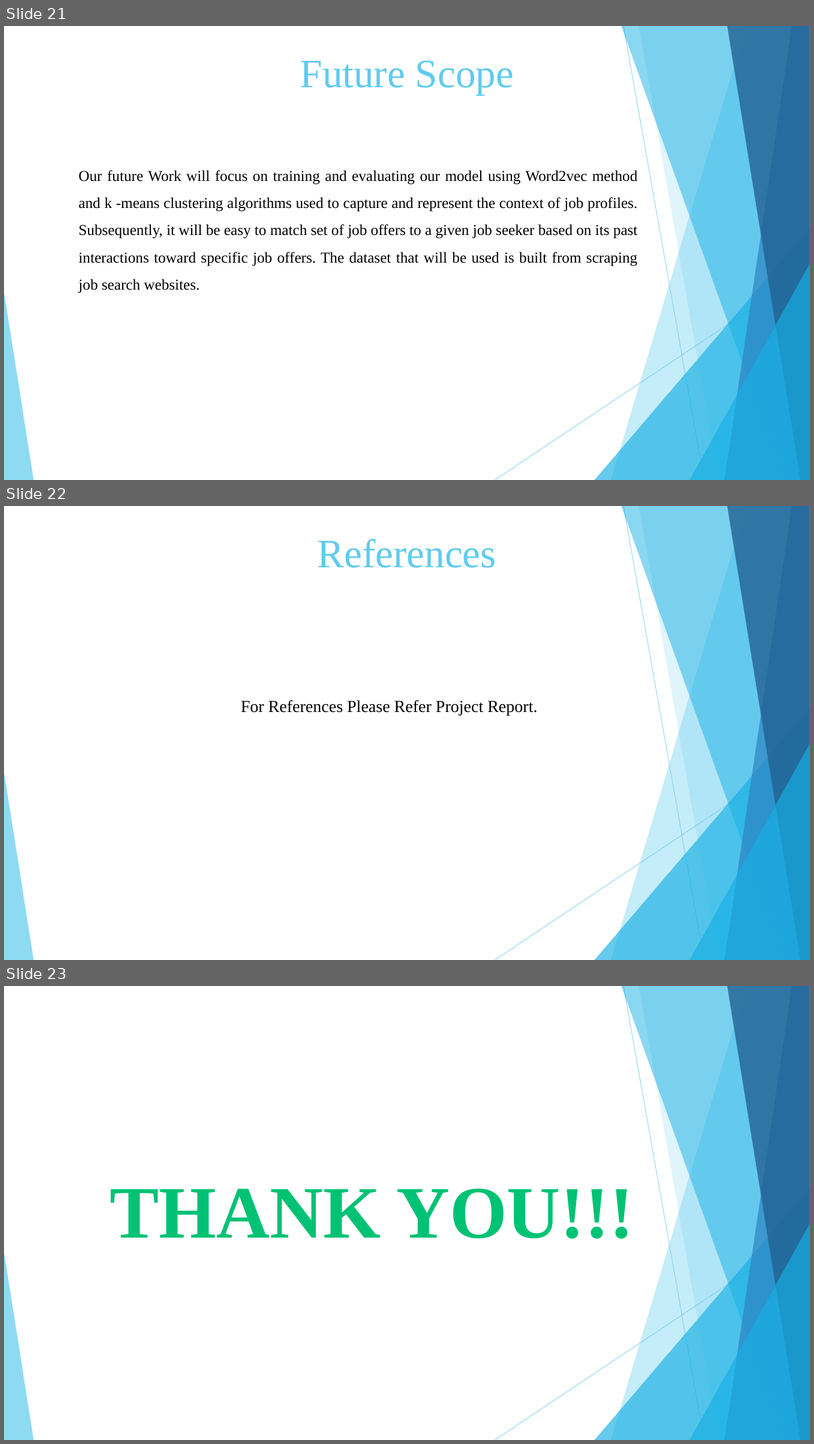
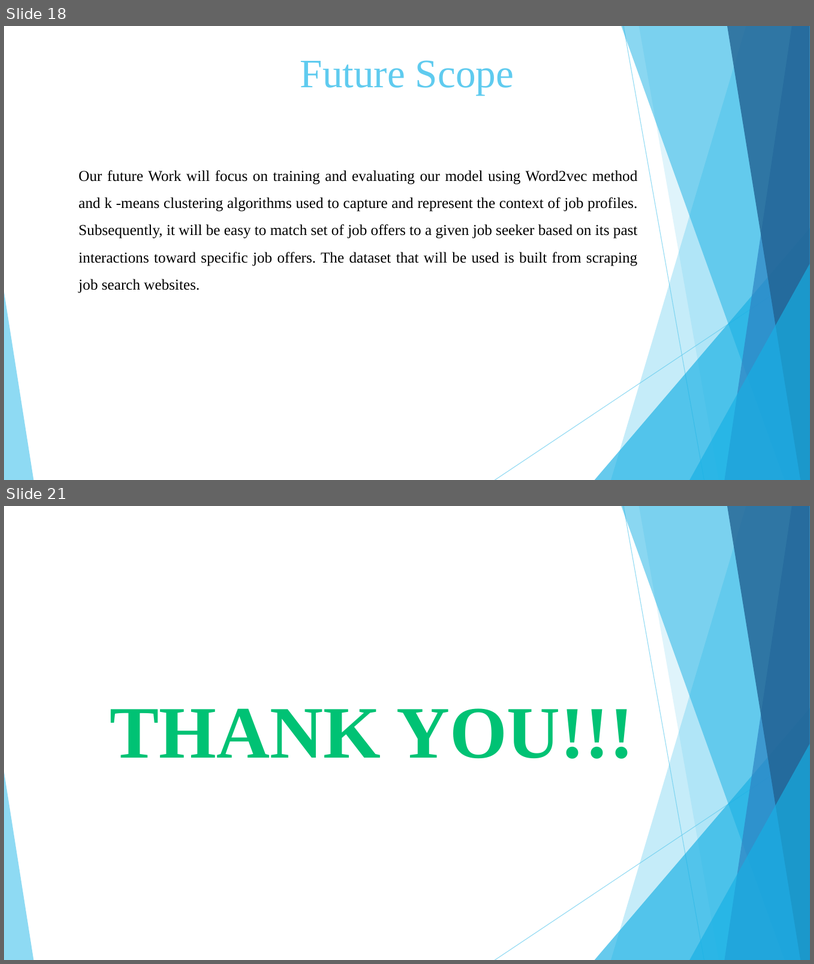
Before and after one commit to Vaibhav-Dharmik/project_reports_final_yr, a slide deck: final_submission_ppt.pptx. Shown one above the other, each under a label of ours: slides 21, 22 and 23 before the commit, slides 18 and 21 after it; the slides between them are not shown. The pictures are 814x1444 and 814x964 pixels, drawn with LibreOffice and Linux fonts; fonts in the diff are those of the drawing. Boxes give left, top, right and bottom in pixels: in the first picture for what was removed or moved away, otherwise in the second. Text is boxed around its words. In the diff, an @@ line names an element or a change of style, - is before the commit and + after.

```diff
--- a/final_submission_ppt.pptx
+++ b/final_submission_ppt.pptx
@@ slide 22 removed at [4, 506, 810, 960], background #FFFFFF; not listed: 10 template elements that a slide beside it also shows @@
@@ text removed at [318, 538, 497, 568] @@
-References
@@ text removed at [241, 700, 537, 715] @@
-For References Please Refer Project Report.
@@ what was slide 21 is now slide 18 @@
@@ what was slide 23 is now slide 21 @@
```
Also in this commit, not shown: 2 slides added, 3 other slides removed, 3 other files.
